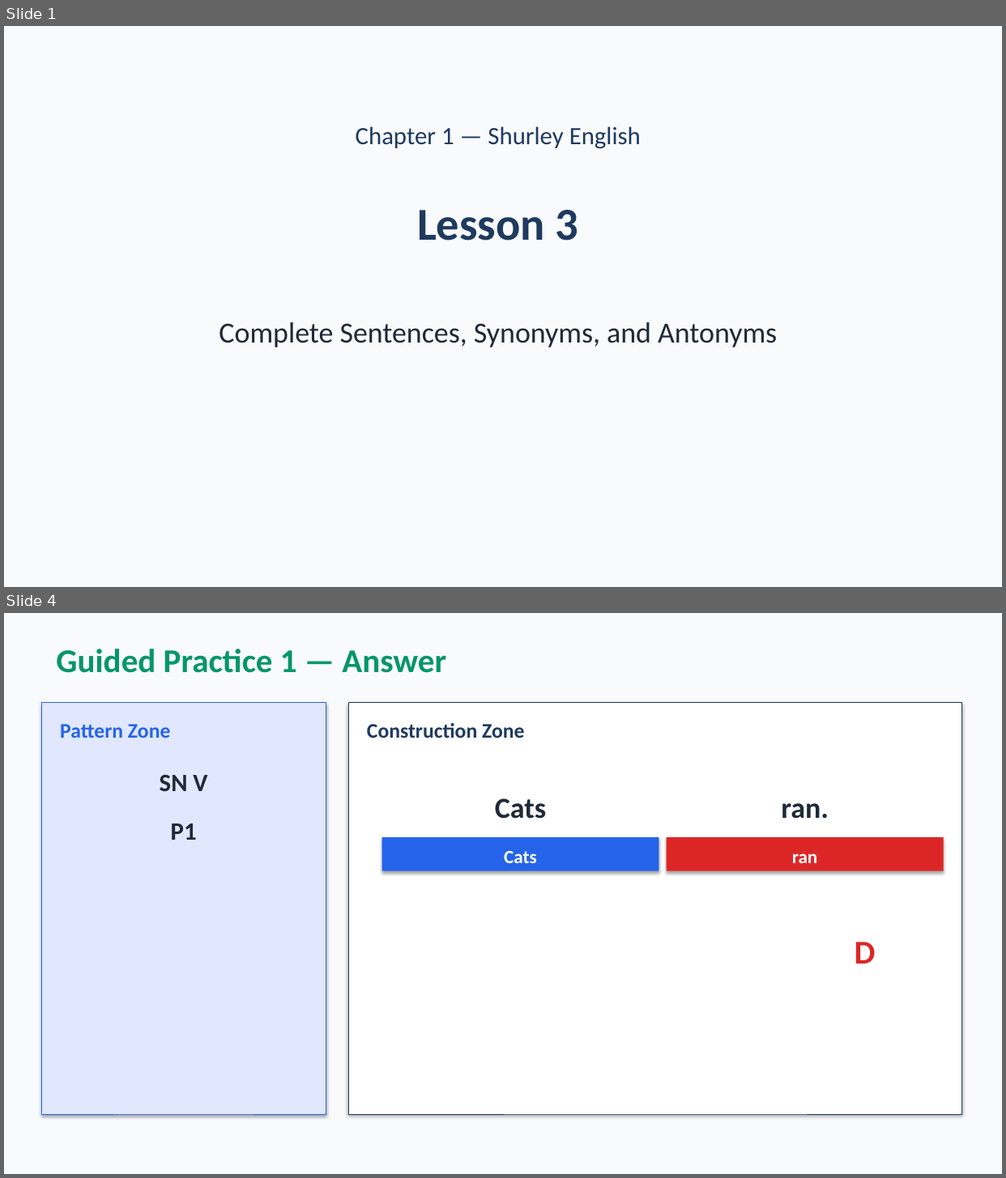
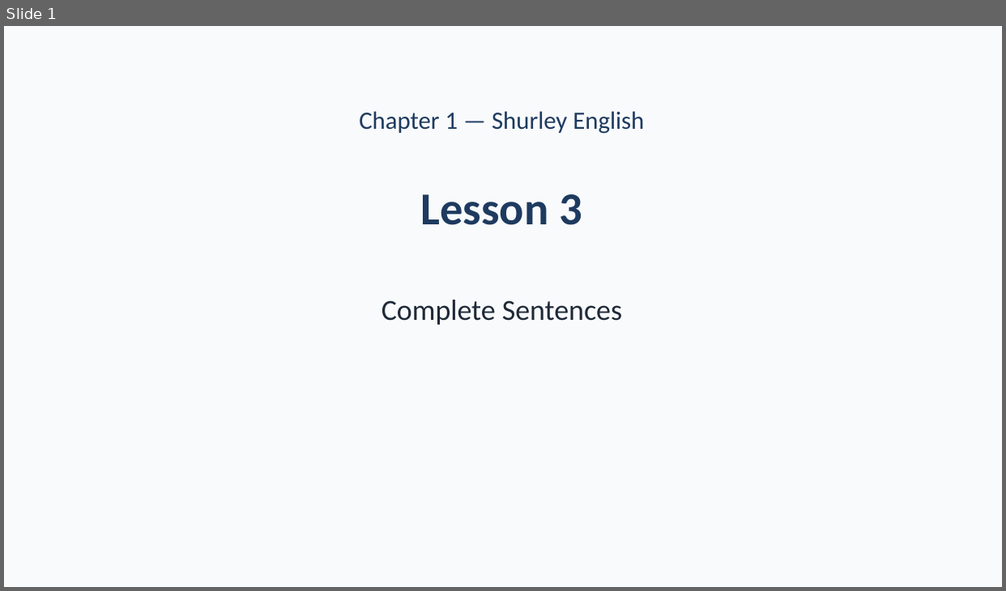
Before and after one commit to owenreagan-cyber/shurley-packet-system, a slide deck: exports/teacher-resource-packs/Shurley_Chapter_1_Teacher_Resource_Pack/05_Presentations/Ch.1_Lesson_3_Complete_Sentences.pptx. Shown one above the other, each under a label of ours: slides 1 and 4 before the commit, slide 1 after it; the slides between them are not shown. The pictures are 1006x1178 and 1006x591 pixels, drawn with LibreOffice and Linux fonts; fonts in the diff are those of the drawing. Boxes give left, top, right and bottom in pixels: in the first picture for what was removed or moved away, otherwise in the second. Text is boxed around its words. In the diff, an @@ line names an element or a change of style, - is before the commit and + after.

```diff
--- a/exports/teacher-resource-packs/Shurley_Chapter_1_Teacher_Resource_Pack/05_Presentations/Ch.1_Lesson_3_Complete_Sentences.pptx
+++ b/exports/teacher-resource-packs/Shurley_Chapter_1_Teacher_Resource_Pack/05_Presentations/Ch.1_Lesson_3_Complete_Sentences.pptx
@@ slide 4 removed at (4,613,1002,1174), background #F8FAFC @@
@@ text removed at (56,649,446,673) @@
-Guided Practice 1 — Answer
@@ rectangle removed at (41,703,326,1114) @@
@@ rectangle removed at (348,703,962,1114) @@
@@ text removed at (60,724,171,738) @@
-Pattern Zone
@@ text removed at (367,723,524,738) @@
-Construction Zone
@@ text removed at (160,775,207,791) @@
-SN V
@@ text removed at (495,798,546,819) @@
-Cats
@@ text removed at (781,803,829,819) @@
-ran.
@@ text removed at (171,824,197,840) @@
-P1
@@ rectangle removed at (382,837,659,871) @@
@@ text removed at (504,851,537,863) @@
-Cats
@@ rectangle removed at (667,837,944,871) @@
@@ text removed at (792,854,817,863) @@
-ran
@@ text removed at (854,942,876,964) @@
-D
@@ slide 1 changed as well @@
@@ text "Chapter 1 — Shurley English": place and size @@
-text "Chapter 1 — Shurley English" at (356,126,641,149)
+text "Chapter 1 — Shurley English" at (359,111,644,134)
@@ text "Lesson 3": place and size @@
-text "Lesson 3" at (417,210,579,241)
+text "Lesson 3" at (421,194,582,225)
@@ text at (381,300,622,325): text changed @@
-Complete Sentences, Synonyms, and Antonyms
+Complete Sentences
```
Also in this commit, not shown: 3 other slides changed, 7 slides added, 5 other slides removed, 35 other files.
